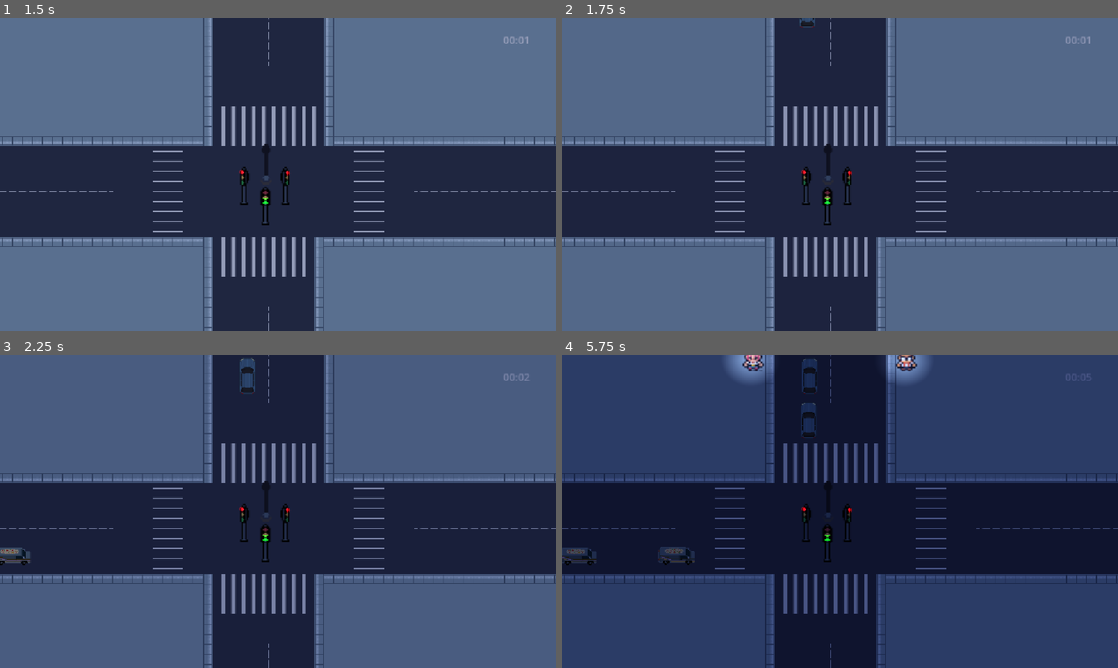
Above: before the commit, frames 1-4 (two rows, left to right).
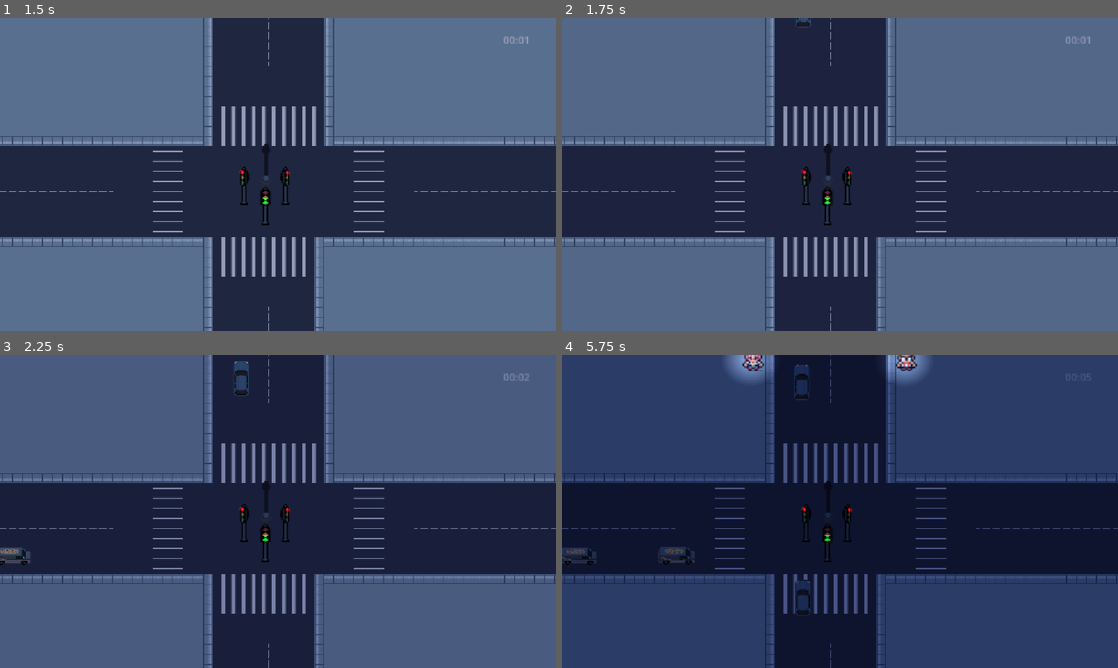
Above: after the commit, the same moments.

Repository: lafgo-fc/game-jam-repoooo
Game: Godot game, scene res://scne/test_one.tscn
Same seed, same stepped clock (60 frames per second), same inputs: the game is played once before the commit and once after it.
Inputs:
- Up to frame 1 (1.5 s): tap Enter (ui_accept) at 0.5, 0.77, 1.25 s; hold R (traffic control right and left) from 0.53 s (still down)
- Up to frame 2 (1.75 s): keep holding R (traffic control right and left); tap Enter (ui_accept) at 1.52 s
- Up to frame 3 (2.25 s): keep holding R (traffic control right and left)
- Up to frame 4 (5.75 s): keep holding R (traffic control right and left); tap Enter (ui_accept) at 3.02, 3.77, 4.52 s

Frame 1 is identical in both runs. In frame 2, less than 0.1% of the frame differs, in the area x 42-46%, y 0-4%; in frame 3, 0.3%; in frame 4, 0.7%, in the area x 41-46%, y 1-84%.

Commit message:
lll

Diff:
--- a/scne/scripts/character_body_2d.gd
+++ b/scne/scripts/character_body_2d.gd
@@ -1,6 +1,10 @@
+
 extends CharacterBody2D
 
 @export var speed = 100.0
+
+enum RoadDirection { FRONT, RIGHT }
+@export var road_direction: RoadDirection = RoadDirection.FRONT
 
 var target: Marker2D
 var stop_point: Marker2D
@@ -13,47 +17,48 @@
 var car_in_front = false
 
 
-func _process(delta: float) -> void:
+func _process(_delta: float) -> void:
 	GameData.car_pos = global_position
 
 	if fuckedoff:
 		queue_free()
 		return
 
-	# If the car already crossed the intersection,
-	# keep moving toward the exit.
+	# Check whether the car has reached the crossing point.
+	if not has_passed and cross_point != null:
+		if global_position.distance_to(cross_point.global_position) < 10.0:
+			has_passed = true
+
+	# Once the car has crossed, ignore traffic lights.
 	if has_passed:
 		target = exit_point
+	else:
+		# Check the light for this car's direction.
+		if road_direction == RoadDirection.RIGHT:
+			if GameData.traffic_right_left:
+				target = exit_point
+			else:
+				target = stop_point
+		else:
+			if GameData.traffic_front_down:
+				target = exit_point
+			else:
+				target = stop_point
 
-	else:
-		# Decide movement according to traffic light
-		if GameData.traffic_right_left:
-			target = exit_point
-
-		elif GameData.traffic_front_down:
-			target = stop_point
-
-		else:
-			target = stop_point
-
-	# Check whether car crossed the intersection
-	if cross_point != null:
-		if global_position.distance_to(cross_point.global_position) < 10:
-			has_passed = true
-
-	# Delete car after it leaves the road
+	# Remove the car when it reaches the end of the road.
 	if fuckoff != null:
-		if global_position.distance_to(fuckoff.global_position) < 10:
+		if global_position.distance_to(fuckoff.global_position) < 10.0:
 			queue_free()
 
 
-func _physics_process(delta: float) -> void:
+func _physics_process(_delta: float) -> void:
 	if target == null:
+		velocity = Vector2.ZERO
+		move_and_slide()
 		return
 
 	if car_in_front:
 		velocity = Vector2.ZERO
-
 	else:
 		var direction = global_position.direction_to(target.global_position)
 		velocity = direction * speed
--- a/scne/test_one.gd
+++ b/scne/test_one.gd
@@ -4,10 +4,13 @@
 @onready var clock = $clock
 
 # adding the npc_spawners
-@onready var  spawner_1 = $"npc spawners/NpcSpawner"
-@onready var spawner_2 = $"npc spawners/NpcSpawner2"
-@onready var spawner_3 = $"npc spawners/NpcSpawner3"
-@onready var spawner_4 = $"npc spawners/NpcSpawner4"
+
+# adding the npc_spawners
+@onready var spawner_1: Node2D = $"npc spawners/NpcSpawner"
+@onready var spawner_2: Node2D = $"npc spawners/NpcSpawner2"
+@onready var spawner_3: Node2D = $"npc spawners/NpcSpawner3"
+@onready var spawner_4: Node2D = $"npc spawners/NpcSpawner4"
+
 
 # adding the colors
 var morning_color = Color(1,0.9,0.8)
@@ -42,6 +45,12 @@
 func _ready() -> void:
 	day_timer.wait_time = 1440
 	day_timer.start()
+
+
+	print("Spawner 1: ", spawner_1)
+	print("Spawner 2: ", spawner_2)
+	print("Spawner 3: ", spawner_3)
+	print("Spawner 4: ", spawner_4)
 
 # Called every frame. 'delta' is the elapsed time since the previous frame.
 func _process(delta: float) -> void:
--- a/scne/test_one.tscn
+++ b/scne/test_one.tscn
@@ -1226,7 +1226,7 @@
 [node name="Marker2D2" type="Marker2D" parent="car spawner/north" unique_id=1296893127]
 position = Vector2(-104, -184)
 
-[node name="spawnr thing" parent="car spawner/north" unique_id=1309819228 node_paths=PackedStringArray("stop_point", "cross_point", "exit_point", "fuckoff") instance=ExtResource("4_f5p5n")]
+[node name="spawnr thing2" parent="car spawner/north" unique_id=1309819228 node_paths=PackedStringArray("stop_point", "cross_point", "exit_point", "fuckoff") instance=ExtResource("4_f5p5n")]
 position = Vector2(-117, -405)
 car_scene = ExtResource("8_2b7d8")
 stop_point = NodePath("../Marker2D2")
